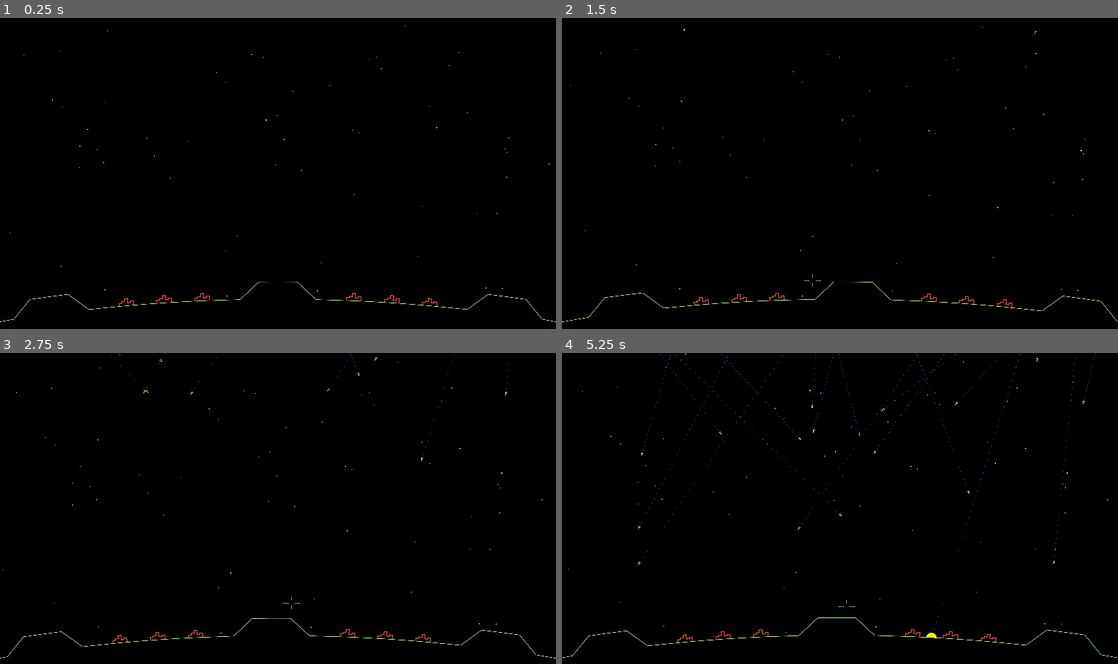
Above: before the commit, frames 1-4 (two rows, left to right).
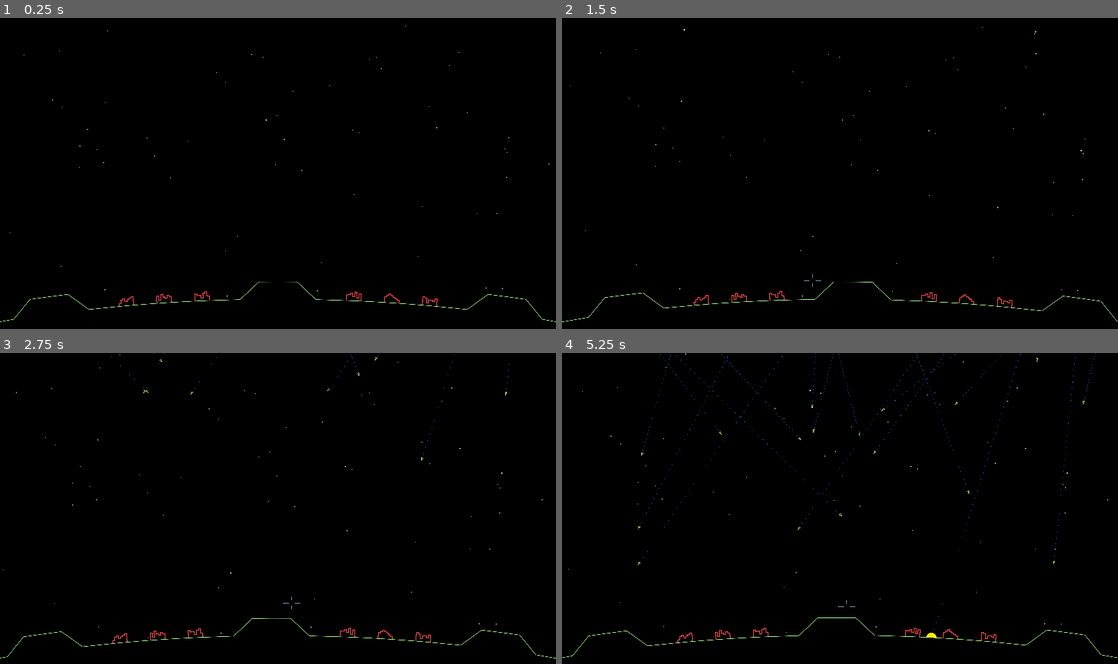
Above: after the commit, the same moments.

Repository: tartley/missile-commander
Game: Godot game, scene res://main.tscn
The game is run twice, just before and just after one commit, with the same random seed, the same clock (stepped at 60 frames per second) and the same inputs.
Inputs (mouse positions are in pixels of both pictures, inside the frame that each line leads up to):
- Up to frame 1 (0.25 s): no input
- Up to frame 2 (1.5 s): tap Enter at 0.5 s; move the mouse to (867, 173) at 0.52 s; tap Space at 1.25 s; move the mouse to (812, 176) at 1.27 s
- Up to frame 3 (2.75 s): tap Enter at 2 s; move the mouse to (289, 502) at 2.02 s
- Up to frame 4 (5.25 s): move the mouse to (834, 514) at 2.77 s; move the mouse to (878, 511) at 3.52 s; move the mouse to (795, 505) at 4.27 s; move the mouse to (845, 508) at 5.02 s

The runs differ from the first frame. In frame 1, 0.1% of the frame differs, in the area x 21-79%, y 87-92%; in frame 2, 0.1%; in frame 3, 0.1%; in frame 4, 0.2%, in the area x 21-79%, y 88-93%.

Commit message:
All cities look different

Diff:
--- a/city/city.gd
+++ b/city/city.gd
@@ -1,22 +1,24 @@
 extends Node2D
 
-const verts: Array[Vector2] = [
-    Vector2(-50, 0),
-    Vector2(-50, 20),
-    Vector2(-30, 20),
-    Vector2(-30, 30),
-    Vector2(-10, 30),
-    Vector2(-10, 50),
-    Vector2(10, 50),
-    Vector2(10, 20),
-    Vector2(30, 20),
-    Vector2(30, 30),
-    Vector2(50, 30),
-    Vector2(50, 0),
-]
+const COLUMNS = 7
+const SIZE = 100
+
+var verts: Array[Vector2]
+
+func get_verts() -> Array[Vector2]:
+    var retval: Array[Vector2] = []
+    var heights:Array[int] = [20, 30, 40, 40, 50, 50, 60]
+    heights.shuffle()
+    retval.append(Vector2(-SIZE/2, 0))
+    for column in range(COLUMNS):
+        retval.append(Vector2(-SIZE/2 + column * SIZE/COLUMNS, heights[column]))
+        retval.append(Vector2(-SIZE/2 + (column + 1) * SIZE/COLUMNS, heights[column]))
+    retval.append(Vector2(+SIZE/2, 0))
+    return retval
 
 func _ready() -> void:
-    rotation = position.angle() - PI / 2
+    self.rotation = position.angle() - PI / 2
+    self.verts = get_verts()
 
 func _draw():
     draw_polyline(verts, Color(1, .3, .3), 4.0, true)
Not shown, changed: README.md
